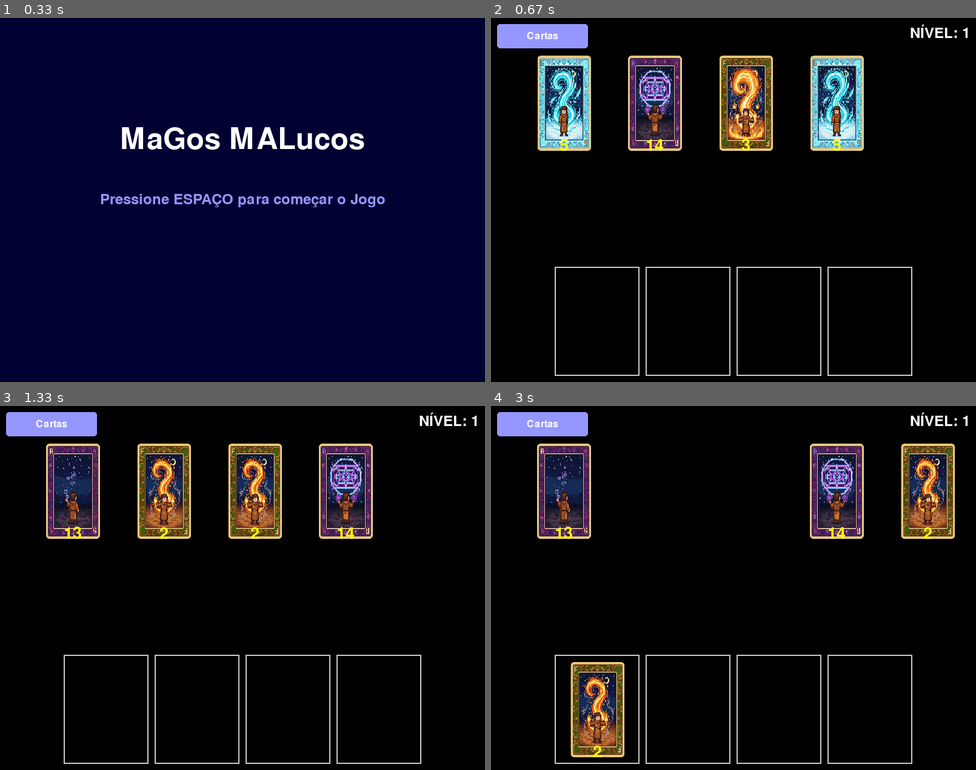
Above: before the commit, frames 1-4 (two rows, left to right).
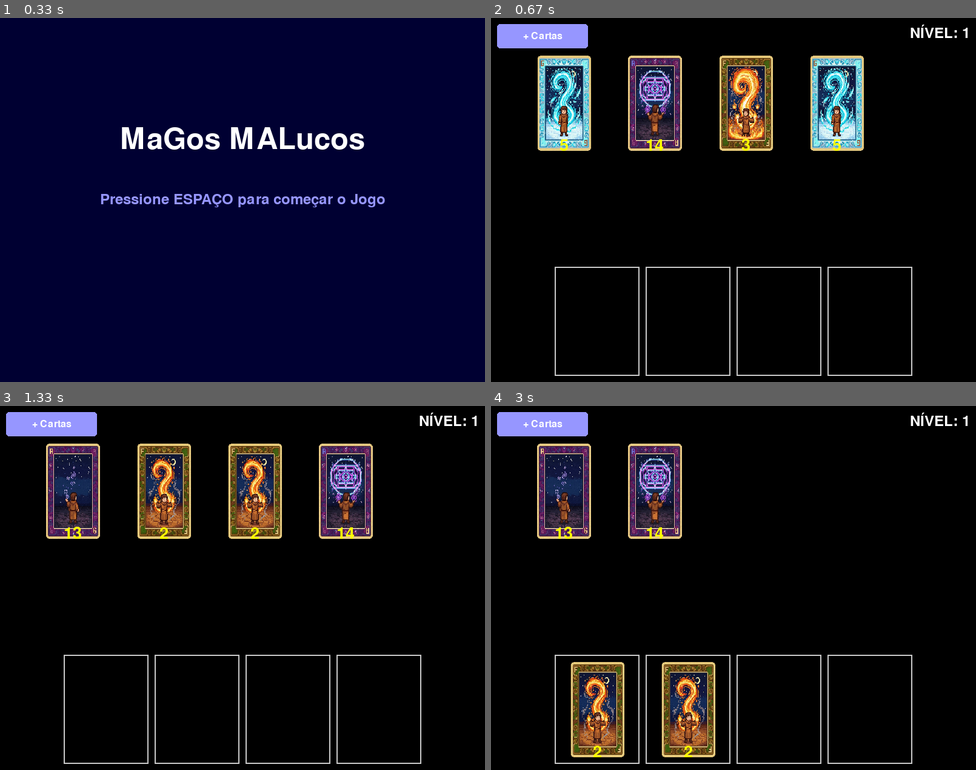
Above: after the commit, the same moments.

Repository: GuhCansado/MagosMalucos
Game: pygame game, started from Pygame_main.py
Two runs of this game, one before a commit and one after it. Both use one fixed random seed, a clock stepped at 60 frames per second and the inputs below.
Inputs (mouse positions are in pixels of both pictures, inside the frame that each line leads up to):
- Up to frame 1 (0.33 s): no input
- Up to frame 2 (0.67 s): tap Space at 0.33 s
- Up to frame 3 (1.33 s): click "5" at 0.72 s; press the mouse at (53, 424) at 1.03 s; move the mouse to (111, 467) at 1.13 s; release the mouse at (174, 511) at 1.27 s
- Up to frame 4 (3 s): press the mouse at (655, 489) at 1.37 s; move the mouse to (680, 547) at 1.47 s; release the mouse at (704, 606) at 1.6 s; click (621, 635) at 1.72 s; press the mouse at (655, 489) at 2.03 s; move the mouse to (709, 609) at 2.13 s; release the mouse at (767, 726) at 2.27 s; press the mouse at (689, 708) at 2.37 s; move the mouse to (631, 591) at 2.47 s; release the mouse at (578, 475) at 2.6 s; press the mouse at (743, 489) at 2.7 s; move the mouse to (689, 555) at 2.8 s; release the mouse at (631, 617) at 2.93 s

Frame 1 is identical in both runs. In frame 2, less than 0.1% of the frame differs, in the area x 6-15%, y 3-6%; in frame 3, less than 0.1%; in frame 4, 12%, in the area x 6-96%, y 3-97%.

Commit message:
ATT 0.0.2
ATT 0.0.2 Nova interface de log

Diff:
--- a/Pygame_main.py
+++ b/Pygame_main.py
@@ -35,12 +35,13 @@
             #(Pronto, Nivel_concluido, Lista_Caixas, Proximo_Estado)
             _, Nivel_concluido, Lista_Caixas, estado_seguinte = resultado_jogo
             #print(f"Resultado do Nível {Nivel_concluido}: {Lista_Caixas}")
-            status_ord, lista_ordenada, novo_nivel, novo_xp_restante, proximo_estado_ord = \
-                ordenacao.processar_ordenacao(Lista_Caixas, xp, Nivel)
+            status_interno, novo_nivel, novo_xp_restante, proximo_estado = ordenacao.tela_processamento_ordenacao(
+                screen, Lista_Caixas, xp, Nivel
+            )
             Nivel = novo_nivel
             xp = novo_xp_restante
             print(f"Estado Atualizado: Nível={Nivel}, XP={xp}")
-            proximo_estado = proximo_estado_ord
+            proximo_estado = proximo_estado
 
         else:
             proximo_estado = resultado_jogo
--- a/jogo.py
+++ b/jogo.py
@@ -1,13 +1,12 @@
 import pygame
 import random
+import os
 
 from cartas import Carta, carregar_dados_cartas, LARGURA_CARTA, ALTURA_CARTA
-from interface import Slot, Botao, caixa_mensagem, criar_fonte, COR_BRANCO, BotaoAjuda
-
-# ----------------------------
-# Configurações / constantes
-# ----------------------------
-LISTA_VALORES_PROIBIDOS_1 = [1, 2, 3, 7, 8, 9]  # coringas removidos conforme pediu
+from interface import Slot, Botao, caixa_mensagem, criar_fonte, COR_BRANCO, COR_AMARELO, COR_PRETO
+
+# --- Configurações / Constantes ---
+LISTA_VALORES_PROIBIDOS_1 = [1, 2, 3, 7, 8, 9]
 LISTA_VALORES_PROIBIDOS_2 = [4, 5, 6, 10, 11, 12]
 
 PROIBICOES = {}
@@ -16,43 +15,33 @@
 for v in LISTA_VALORES_PROIBIDOS_2:
     PROIBICOES[v] = LISTA_VALORES_PROIBIDOS_1
 
-# Estado global (colocados no topo)
 valores_verificados1 = None
 valores_verificados2 = None
 
-# Layout / gameplay
 NUM_SLOTS = 4
 ESPACO_SLOTS = 10
 X_MAO = 50
 Y_MAO = 50
 
-# ----------------------------
-# Funções utilitárias
-# ----------------------------
+# --- Funções Utilitárias ---
 def verificar_proibicao_adjacencia(slots):
-    """Retorna True se houver par proibido adjacente; também atualiza globals
-    valores_verificados1/2 com os dois valores que violaram a regra."""
     global valores_verificados1, valores_verificados2
     valores_nos_slots = [s.carta_colocada.valor if s.carta_colocada else None for s in slots]
 
     for i in range(len(valores_nos_slots) - 1):
-        a = valores_nos_slots[i]
-        b = valores_nos_slots[i + 1]
+        a, b = valores_nos_slots[i], valores_nos_slots[i + 1]
         if a is None or b is None:
             continue
         if a in PROIBICOES and b in PROIBICOES[a]:
             valores_verificados1 = a
             valores_verificados2 = b
-            print(f"PROIBIÇÃO ENCONTRADA: {a} ao lado de {b}")
             return True
-    # nada encontrado -> limpar valores de verificação
+
     valores_verificados1 = None
     valores_verificados2 = None
     return False
 
-
 def criar_nova_carta_aleatoria(todos_dados_cartas, x, y):
-    """Escolhe um dado de carta aleatório e cria Carta. Retorna None se lista vazia."""
     if not todos_dados_cartas:
         return None
     dados = random.choice(todos_dados_cartas)
@@ -63,9 +52,7 @@
         x=x, y=y
     )
 
-
 def gerar_mao_aleatoria(todos_dados_cartas, largura_carta, espaco, x_mao=X_MAO, y_mao=Y_MAO, quantidade=4):
-    """Retorna lista com 'quantidade' cartas posicionadas horizontalmente."""
     cartas = []
     for i in range(quantidade):
         x = x_mao + i * (largura_carta + espaco)
@@ -74,10 +61,7 @@
             cartas.append(c)
     return cartas
 
-
-# ----------------------------
-# Tela de jogo (principal)
-# ----------------------------
+# --- Tela de Jogo (Principal) ---
 def tela_jogo(screen, estado_atual, nivel):
     TODOS_DADOS_CARTAS = carregar_dados_cartas()
     if not TODOS_DADOS_CARTAS:
@@ -85,7 +69,6 @@
 
     TELA_LARGURA, TELA_ALTURA = screen.get_size()
 
-    # Criar slots centralizados
     largura_total_slots = (LARGURA_CARTA * NUM_SLOTS) + (ESPACO_SLOTS * (NUM_SLOTS - 1))
     x_inicial = (TELA_LARGURA - largura_total_slots) // 2
     y_slots = TELA_ALTURA - 190
@@ -93,161 +76,127 @@
     SLOTS = [Slot(x_inicial + i * (LARGURA_CARTA + ESPACO_SLOTS), y_slots, LARGURA_CARTA, ALTURA_CARTA)
              for i in range(NUM_SLOTS)]
 
-    # Cartas na mão (estado local da tela)
     cartas_na_mao = gerar_mao_aleatoria(TODOS_DADOS_CARTAS, LARGURA_CARTA, ESPACO_SLOTS)
 
-    # Botões
-    botao_novas_cartas = Botao(10, 10, 150, 40, "Cartas")
-    x_finalizar = TELA_LARGURA - 160
-    y_finalizar = y_slots - 60
-    botao_finalizar = Botao(x_finalizar, y_finalizar, 150, 40, "Finalizar Rodada")
-
-    # Estado de arraste / histórico
+    botao_novas_cartas = Botao(10, 10, 150, 40, "+ Cartas")
+    botao_finalizar = Botao(TELA_LARGURA - 160, y_slots - 60, 150, 40, "Finalizar Jogada")
+
     carta_sendo_arrastada = None
     slot_original_da_carta = None
-    lista_caixas_concluidas = []
-
-    # Mensagem proibida
     tempo_fim_mensagem_proibida = 0
-
     fonte_nivel = criar_fonte(36)
     rodando_jogo = True
 
-    # helpers para posicionamento consistente na mão
+    # --- Lógica de Layout e Devolução (Não encapsulada) ---
+    def recalcular_layout_mao():
+        for i, c in enumerate(cartas_na_mao):
+            c.rect.topleft = (X_MAO + i * (LARGURA_CARTA + ESPACO_SLOTS), Y_MAO)
+
     def devolver_carta_para_mao(carta):
-        """Adiciona carta ao final da lista de cartas_na_mao e a posiciona na próxima posição visível."""
-        cartas_na_mao.append(carta)
-        idx = len(cartas_na_mao) - 1
-        carta.rect.topleft = (X_MAO + idx * (LARGURA_CARTA + ESPACO_SLOTS), Y_MAO)
-
+        if carta not in cartas_na_mao:
+             cartas_na_mao.append(carta)
+
+    recalcular_layout_mao()
+
+    # --- Loop Principal do Jogo ---
     while rodando_jogo:
         for event in pygame.event.get():
-            if event.type == pygame.QUIT:
-                return "sair"
-
-            # clique inicial
-            if event.type == pygame.MOUSEBUTTONDOWN and event.button == 1:
-                mouse_pos = event.pos
-
-                if botao_novas_cartas.verificar_clique(event):
-                    cartas_na_mao.clear()
-                    cartas_na_mao.extend(gerar_mao_aleatoria(TODOS_DADOS_CARTAS, LARGURA_CARTA, ESPACO_SLOTS))
-                    # reposicionar rects (garantir layout)
-                    for i, c in enumerate(cartas_na_mao):
-                        c.rect.topleft = (X_MAO + i * (LARGURA_CARTA + ESPACO_SLOTS), Y_MAO)
-
-                # finalizar rodada
-                slots_cheios = all(s.carta_colocada for s in SLOTS)
-                if slots_cheios and botao_finalizar.verificar_clique(event):
-                    if verificar_proibicao_adjacencia(SLOTS):
-                        # caixa_mensagem pode retornar um timestamp ou não; lidamos com ambos os casos.
-                        retorno = caixa_mensagem(
-                            screen,
-                            "Valores Proibidos Lado a Lado!",
-                            TELA_LARGURA // 2,
-                            TELA_ALTURA // 2,
-                            2000
-                        )
-                        if isinstance(retorno, (int, float)):
-                            tempo_fim_mensagem_proibida = retorno
-                        else:
-                            tempo_fim_mensagem_proibida = pygame.time.get_ticks() + 2000
-                    else:
-                        valores_slots = [s.carta_colocada.valor for s in SLOTS]
-                        lista_caixas_concluidas.extend(valores_slots)
-                        for s in SLOTS:
-                            s.carta_colocada = None
-                        return ('Pronto', nivel, lista_caixas_concluidas, 'menu')
-
-                # iniciar drag (priorizar cartas na mão por cima)
-                if not carta_sendo_arrastada:
-                    for carta in reversed(cartas_na_mao):
-                        if carta.iniciar_arrasto(mouse_pos):
-                            carta_sendo_arrastada = carta
-                            slot_original_da_carta = None
-                            # trazer ao topo da renderização (remover/append)
-                            cartas_na_mao.remove(carta)
-                            cartas_na_mao.append(carta)
-                            break
-
-                    # se não achou na mão, checar slots
-                    if not carta_sendo_arrastada:
+            mouse_pos = pygame.mouse.get_pos()
+
+            match event.type:
+                case pygame.QUIT:
+                    return "sair"
+
+                case pygame.MOUSEBUTTONDOWN:
+                    if event.button == 1:
+                        if botao_novas_cartas.verificar_clique(event):
+                            cartas_na_mao.clear()
+                            cartas_na_mao.extend(gerar_mao_aleatoria(TODOS_DADOS_CARTAS, LARGURA_CARTA, ESPACO_SLOTS))
+                            recalcular_layout_mao()
+                            continue
+
+                        slots_cheios = all(s.carta_colocada for s in SLOTS)
+                        if slots_cheios and botao_finalizar.verificar_clique(event):
+                            if verificar_proibicao_adjacencia(SLOTS):
+                                caixa_mensagem(screen, f"IMPOSSÍVEL! {valores_verificados1} e {valores_verificados2} não podem estar juntos!", TELA_LARGURA // 2, TELA_ALTURA // 2, 2000)
+                                tempo_fim_mensagem_proibida = pygame.time.get_ticks() + 2000
+                            else:
+                                valores_slots = [s.carta_colocada.valor for s in SLOTS]
+                                for s in SLOTS: s.carta_colocada = None
+                                return ('Pronto', nivel, valores_slots, 'menu')
+
+                        # Iniciar drag
+                        if not carta_sendo_arrastada:
+                            for carta in reversed(cartas_na_mao):
+                                if carta.iniciar_arrasto(mouse_pos):
+                                    carta_sendo_arrastada, slot_original_da_carta = carta, None
+                                    break
+                            if not carta_sendo_arrastada:
+                                for slot in SLOTS:
+                                    if slot.carta_colocada and slot.carta_colocada.iniciar_arrasto(mouse_pos):
+                                        carta_sendo_arrastada, slot_original_da_carta = slot.carta_colocada, slot
+                                        slot.carta_colocada = None
+                                        break
+
+                case pygame.MOUSEMOTION:
+                    if carta_sendo_arrastada:
+                        carta_sendo_arrastada.arrastar(event.pos)
+
+                case pygame.MOUSEBUTTONUP:
+                    if event.button == 1 and carta_sendo_arrastada:
+                        carta_sendo_arrastada.parar_arrasto()
+                        soltou_em_alvo = False
+
                         for slot in SLOTS:
-                            if slot.carta_colocada and slot.carta_colocada.iniciar_arrasto(mouse_pos):
-                                carta_sendo_arrastada = slot.carta_colocada
-                                slot_original_da_carta = slot
-                                slot.carta_colocada = None
+                            if slot.rect.colliderect(carta_sendo_arrastada.rect):
+                                carta_alvo_no_slot = slot.carta_colocada
+
+                                # Coloca/Troca
+                                if carta_alvo_no_slot is None:
+                                    slot.colocar_carta(carta_sendo_arrastada)
+                                    if slot_original_da_carta is None and carta_sendo_arrastada in cartas_na_mao:
+                                        cartas_na_mao.remove(carta_sendo_arrastada)
+                                else:
+                                    slot.colocar_carta(carta_sendo_arrastada)
+                                    if slot_original_da_carta:
+                                        slot_original_da_carta.colocar_carta(carta_alvo_no_slot)
+                                    else:
+                                        devolver_carta_para_mao(carta_alvo_no_slot)
+                                    if slot_original_da_carta is None and carta_sendo_arrastada in cartas_na_mao:
+                                        cartas_na_mao.remove(carta_sendo_arrastada)
+
+                                soltou_em_alvo = True
                                 break
 
-            # mover carta enquanto arrasta
-            elif event.type == pygame.MOUSEMOTION:
-                if carta_sendo_arrastada:
-                    carta_sendo_arrastada.arrastar(event.pos)
-
-            # soltar carta
-            elif event.type == pygame.MOUSEBUTTONUP and event.button == 1:
-                if carta_sendo_arrastada:
-                    carta_sendo_arrastada.parar_arrasto()
-                    soltou_no_slot = False
-
-                    # tentar colocar na primeira slot que colidir
-                    for slot in SLOTS:
-                        if slot.rect.colliderect(carta_sendo_arrastada.rect):
-                            if slot.carta_colocada is None:
-                                slot.colocar_carta(carta_sendo_arrastada)
-                                soltou_no_slot = True
-                                # se veio da mão, já foi removida antes; se veio de slot, já foi removida também
-                                break
-                            else:
-                                # swap entre carta arrastada e carta do slot
-                                carta_do_slot = slot.remover_carta()
-                                slot.colocar_carta(carta_sendo_arrastada)
-                                soltou_no_slot = True
-                                if slot_original_da_carta:
-                                    # volta a carta removida para o slot original
-                                    slot_original_da_carta.colocar_carta(carta_do_slot)
-                                else:
-                                    # carta veio da mão -> devolver para a mão de forma organizada
-                                    devolver_carta_para_mao(carta_do_slot)
-                                break
-
-                    if not soltou_no_slot:
-                        # se não soltou em slot, devolver para origem (slot ou mão)
-                        if slot_original_da_carta:
+                        # Devolver para a origem se não houver alvo
+                        if not soltou_em_alvo and slot_original_da_carta:
                             slot_original_da_carta.colocar_carta(carta_sendo_arrastada)
-                        else:
-                            devolver_carta_para_mao(carta_sendo_arrastada)
-
-                    carta_sendo_arrastada = None
-                    slot_original_da_carta = None
-
-        # --- desenho ---
+
+                        # Limpeza
+                        carta_sendo_arrastada = None
+                        slot_original_da_carta = None
+                        recalcular_layout_mao()
+
+        # --- Desenho ---
         screen.fill((0, 0, 0))
+
         texto_nivel = fonte_nivel.render(f"NÍVEL: {nivel}", True, COR_BRANCO)
         screen.blit(texto_nivel, (TELA_LARGURA - texto_nivel.get_width() - 10, 10))
 
         for slot in SLOTS:
             slot.desenhar(screen)
 
-        # desenhar cartas na mão (exceto a que está sendo arrastada)
         for carta in cartas_na_mao:
-            if carta is not carta_sendo_arrastada:
-                carta.desenhar(screen)
+             carta.desenhar(screen)
 
         botao_novas_cartas.desenhar(screen)
-
         if all(s.carta_colocada for s in SLOTS):
             botao_finalizar.desenhar(screen)
 
         if carta_sendo_arrastada:
-            # desenhar por cima
             carta_sendo_arrastada.desenhar(screen)
 
-        # mensagem proibida (se estiver ativa)
         if tempo_fim_mensagem_proibida > pygame.time.get_ticks():
-            texto = "IMPOSSÍVEL JOGAR AQUI!"
-            if valores_verificados1 is not None and valores_verificados2 is not None:
-                texto = f"IMPOSSÍVEL JOGAR AQUI! {valores_verificados1} e {valores_verificados2} não podem estar juntos!"
-            caixa_mensagem(screen, texto, TELA_LARGURA // 2, TELA_ALTURA // 2, 0)
+            caixa_mensagem(screen, f"IMPOSSÍVEL! {valores_verificados1} e {valores_verificados2} não podem estar juntos!", TELA_LARGURA // 2, TELA_ALTURA // 2, 0)
 
         pygame.display.flip()
--- a/ordenacao.py
+++ b/ordenacao.py
@@ -1,69 +1,92 @@
-# ordenacao.py
+import interface
 import copy
+import pygame
+import time
+
+# --- Funções Auxiliares (mantidas) ---
 
 def bubble_sort(lista):
     """Implementa o algoritmo Bubble Sort."""
     n = len(lista)
-    # Copia a lista para evitar modificar a original durante a ordenação
     lista_ordenada = copy.copy(lista)
 
     for i in range(n - 1):
-        # O último i elementos já estão no lugar
         for j in range(0, n - i - 1):
-            # Troca se o elemento encontrado for maior que o próximo
             if lista_ordenada[j] > lista_ordenada[j + 1]:
                 lista_ordenada[j], lista_ordenada[j + 1] = lista_ordenada[j + 1], lista_ordenada[j]
     return lista_ordenada
 
-def processar_ordenacao(lista_caixas_jogador, xp_atual, nivel_atual):
+
+# -------------------------------------------------------------
+# NOVA TELA: tela_processamento_ordenacao (Substituindo processar_ordenacao)
+# -------------------------------------------------------------
+def tela_processamento_ordenacao(screen, lista_caixas_jogador, xp_atual, nivel_atual):
     """
-    Processa a lista de cartas do jogador, calcula XP e Nível.
+    Tela de jogo independente que processa a ordenação, exibe o resultado
+    por 5 segundos e retorna o novo estado do jogador e o próximo estado de jogo.
 
     Args:
+        screen (pygame.Surface): A superfície principal do jogo.
         lista_caixas_jogador (list): A lista de valores de cartas na ordem do jogador.
         xp_atual (int): O valor de XP atual do jogador.
         nivel_atual (int): O nível atual do jogador.
 
     Retorna:
-        tuple: (status, nova_lista_ordenada, novo_nivel, proximo_estado)
+        tuple: (status_interno, novo_nivel, novo_xp_restante, proximo_estado_global)
     """
 
-    # 1. Cria a cópia da lista e ordena usando Bubble Sort
+    # 1. PROCESSAMENTO DE DADOS (Cálculo de XP e Nível)
     lista_ordenada_correta = bubble_sort(lista_caixas_jogador)
+    novo_xp = xp_atual
+    mensagens_comparacao = []
 
-    novo_xp = xp_atual
-
-    print("\n--- Processamento de Ordenação ---")
-    print(f"Ordem do Jogador: {lista_caixas_jogador}")
-    print(f"Ordem Correta:   {lista_ordenada_correta}")
-
-    # 2. Compara as listas e calcula o XP
     for i in range(len(lista_caixas_jogador)):
         valor_jogador = lista_caixas_jogador[i]
         valor_correto = lista_ordenada_correta[i]
 
         if valor_jogador == valor_correto:
-            # Carta no local CERTO: +5 XP
             novo_xp += 5
-            print(f"  Posição {i}: Correta! (+5 XP)")
+            mensagens_comparacao.append(f"Posição {i}: Correta! (+5 XP)")
         else:
-            # Carta no local ERRADO: -1 XP
             novo_xp -= 1
-            print(f"  Posição {i}: Incorreta. (-1 XP)")
+            mensagens_comparacao.append(f"Posição {i}: Incorreta. (-1 XP)")
 
-    # Garante que o XP não fique negativo
     novo_xp = max(0, novo_xp)
-
-    # 3. Avanço de Nível (a cada 10 de XP)
     xp_ganho_na_rodada = novo_xp - xp_atual
-    print(f"XP Ganho na rodada: {xp_ganho_na_rodada}")
-
     novo_nivel = nivel_atual + (novo_xp // 10)
-
-    # Atualiza o XP restante para o próximo nível (XP % 10)
     xp_restante = novo_xp % 10
 
-    print(f"Nível Atualizado: {novo_nivel}, XP Restante: {xp_restante}")
+    mensagem_completa = "--- Processamento de Ordenação ---\n"
+    mensagem_completa += f"Ordem Jogador: {lista_caixas_jogador}\n"
+    mensagem_completa += f"Ordem Correta: {lista_ordenada_correta}\n\n"
+    for msg in mensagens_comparacao:
+        mensagem_completa += f"{msg}\n"
+    mensagem_completa += f"\nXP Ganho: {xp_ganho_na_rodada}\n"
+    mensagem_completa += f"Novo Nível: {novo_nivel}, XP: {xp_restante}"
+    print(f"Processamento Completo:\n{mensagem_completa}")
 
-    # Retorna o status, a lista correta (opcional), o novo nível e o XP restante, e o próximo estado.
-    return ("Ordenado", lista_ordenada_correta, novo_nivel, xp_restante, "jogo")
+    TELA_LARGURA, TELA_ALTURA = screen.get_size()
+    tempo_inicio = pygame.time.get_ticks()
+    duracao_ms = 8000
+    relogio = pygame.time.Clock()
+
+    while pygame.time.get_ticks() < tempo_inicio + duracao_ms:
+        for event in pygame.event.get():
+            if event.type == pygame.QUIT:
+                # Retorna status de saída e os dados atuais
+                return ("sair", nivel_atual, xp_atual, "sair")
+            if event.type == pygame.MOUSEBUTTONDOWN:
+                return ("Ordenado", novo_nivel, xp_restante, "jogo")
+        screen.fill(interface.COR_PRETO)
+
+        interface.caixa_mensagem(
+            screen,
+            mensagem_completa,
+            TELA_LARGURA // 2,
+            TELA_ALTURA // 2,
+            0
+        )
+
+        pygame.display.flip()
+        relogio.tick(60)
+    return ("Ordenado", novo_nivel, xp_restante, "jogo")
